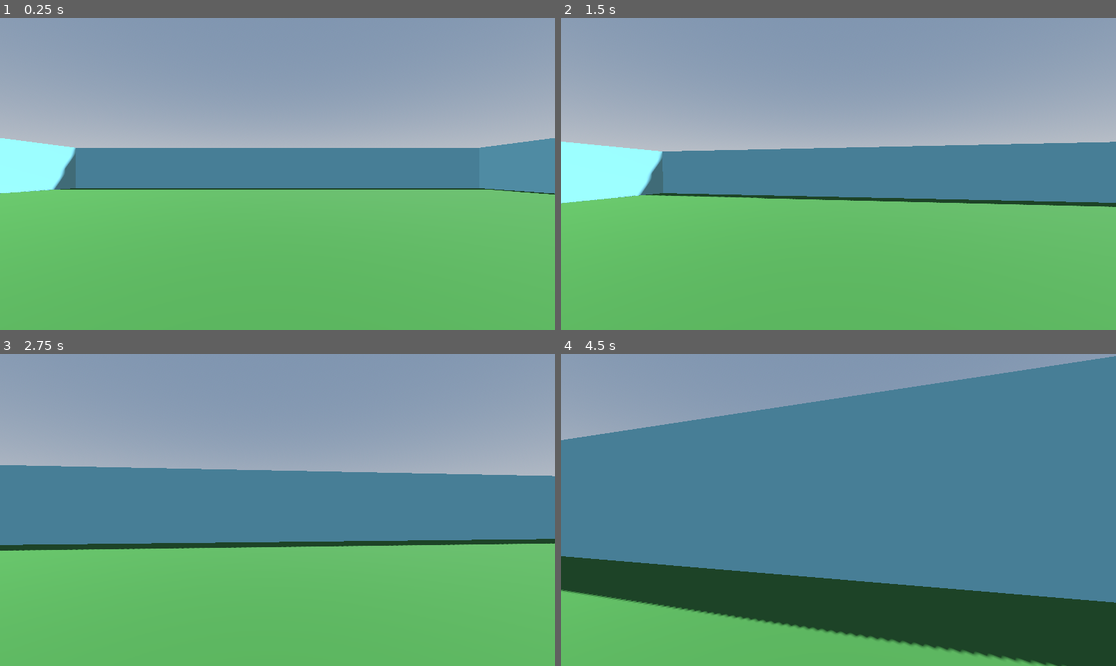
Above: before the commit, frames 1-4 (two rows, left to right).
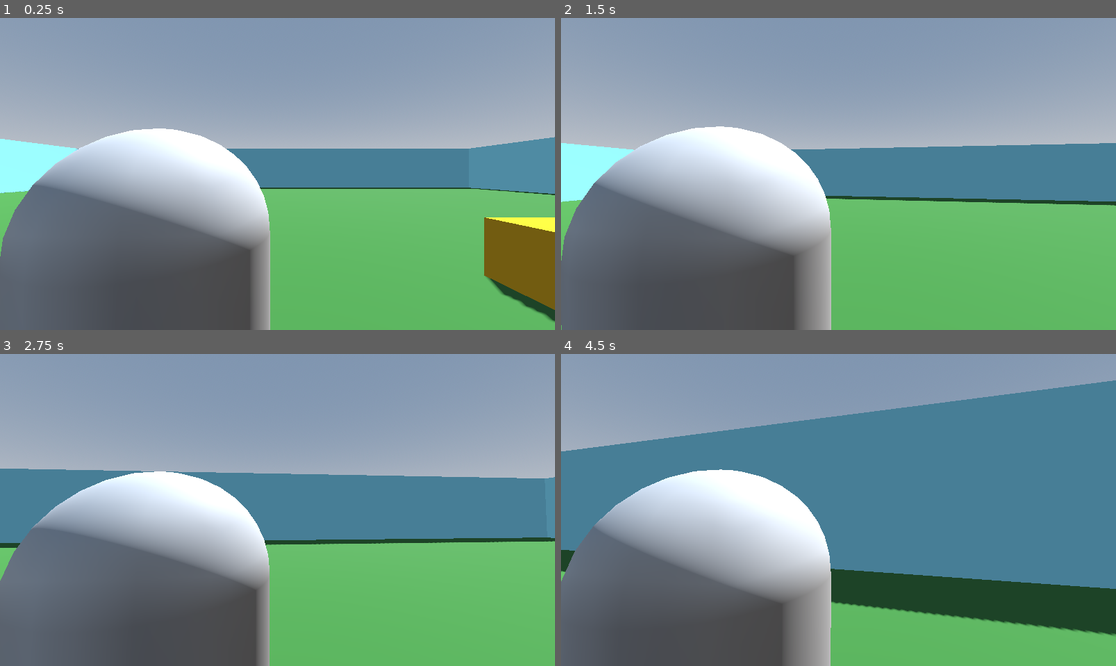
Above: after the commit, the same moments.

Repository: adrian-deguzman/over-the-shoulder-tps
Game: Godot game, scene res://scenes/world.tscn
Same seed, same stepped clock (60 frames per second), same inputs: the game is played once before the commit and once after it.
Inputs (mouse positions are in pixels of both pictures, inside the frame that each line leads up to):
- Up to frame 1 (0.25 s): no input
- Up to frame 2 (1.5 s): tap Enter at 0.5 s; move the mouse to (866, 174) at 0.52 s; hold W (up) from 0.53 s (still down); tap Space (jump) at 0.77 s; move the mouse to (810, 174) at 1.27 s
- Up to frame 3 (2.75 s): keep holding W (up); tap Space (jump) at 1.52 s; move the mouse to (288, 503) at 2.02 s
- Up to frame 4 (4.5 s): keep holding W (up); move the mouse to (832, 516) at 2.77 s; tap Space (jump) at 3.02, 3.77 s; move the mouse to (877, 513) at 3.52 s; move the mouse to (794, 506) at 4.27 s

The runs differ from the first frame. In frame 1, 31% of the frame differs, in the area x 0-100%, y 35-100%; in frame 2, 28%; in frame 3, 28%; in frame 4, 40%, in the area x 0-100%, y 0-100%.

Commit message:
added: movement based on head direction

Diff:
--- a/barrion-deguzman-tps/project.godot
+++ b/barrion-deguzman-tps/project.godot
@@ -24,7 +24,7 @@
 }
 down={
 "deadzone": 0.2,
-"events": [Object(InputEventKey,"resource_local_to_scene":fa …(140 unchanged characters)… d":false,"keycode":0,"physical_keycode":68,"key_label":0,"unicode":100,"location":0,"echo":false,"script":null)
+"events": [Object(InputEventKey,"resource_local_to_scene":fa …(140 unchanged characters)… d":false,"keycode":0,"physical_keycode":83,"key_label":0,"unicode":115,"location":0,"echo":false,"script":null)
 ]
 }
 left={
--- a/barrion-deguzman-tps/scenes/world.tscn
+++ b/barrion-deguzman-tps/scenes/world.tscn
@@ -62,7 +62,7 @@
 transform = Transform3D(1, 0, 0, 0, 1, 0, 0, 0, 1, 0, 2, 0)
 
 [node name="Camera3D" type="Camera3D" parent="Player/Head" unique_id=1114059216]
-transform = Transform3D(1, 0, 0, 0, 1, 0, 0, 0, 1, 0.009489536, -0.21380544, 0.16021597)
+transform = Transform3D(1, 0, 0, 0, 1, 0, 0, 0, 1, 0.53780246, -0.21380544, 1.0098642)
 
 [node name="Wall1" type="CSGBox3D" parent="." unique_id=716211523]
 transform = Transform3D(1, 0, 0, 0, 1, 0, 0, 0, 1, 25.5, 0, 0)
@@ -91,9 +91,11 @@
 [node name="CSGBox3D" type="CSGBox3D" parent="." unique_id=1890365646]
 transform = Transform3D(1, 0, 0, 0, 1, 0, 0, 0, 1, 6.605, 0.5, 0)
 material_override = SubResource("StandardMaterial3D_4wyf3")
+use_collision = true
 size = Vector3(5, 1, 5)
 
 [node name="CSGBox3D2" type="CSGBox3D" parent="." unique_id=885113117]
 transform = Transform3D(1, 0, 0, 0, 1, 0, 0, 0, 1, -5.9, 0.5, 0)
 material_override = SubResource("StandardMaterial3D_k0juu")
+use_collision = true
 size = Vector3(1, 5, 1)
--- a/barrion-deguzman-tps/scripts/Player.gd
+++ b/barrion-deguzman-tps/scripts/Player.gd
@@ -5,8 +5,8 @@
 const JUMP_VELOCITY = 4.5
 const SENSITIVITY = 0.003
 
-@onready var head = $Head
-@onready var camera = $Head/Camera3D
+@onready var head: Node3D = $Head
+@onready var camera: Camera3D = $Head/Camera3D
 
 
 func _ready():
@@ -31,8 +31,8 @@
 
 	# Get the input direction and handle the movement/deceleration.
 	# As good practice, you should replace UI actions with custom gameplay actions.
-	var input_dir := Input.get_vector("left", "right", "up", "down")
-	var direction := (transform.basis * Vector3(input_dir.x, 0, input_dir.y)).normalized()
+	var input_dir = Input.get_vector("left", "right", "up", "down")
+	var direction = (head.transform.basis * Vector3(input_dir.x, 0, input_dir.y)).normalized()
 	if direction:
 		velocity.x = direction.x * SPEED
 		velocity.z = direction.z * SPEED
